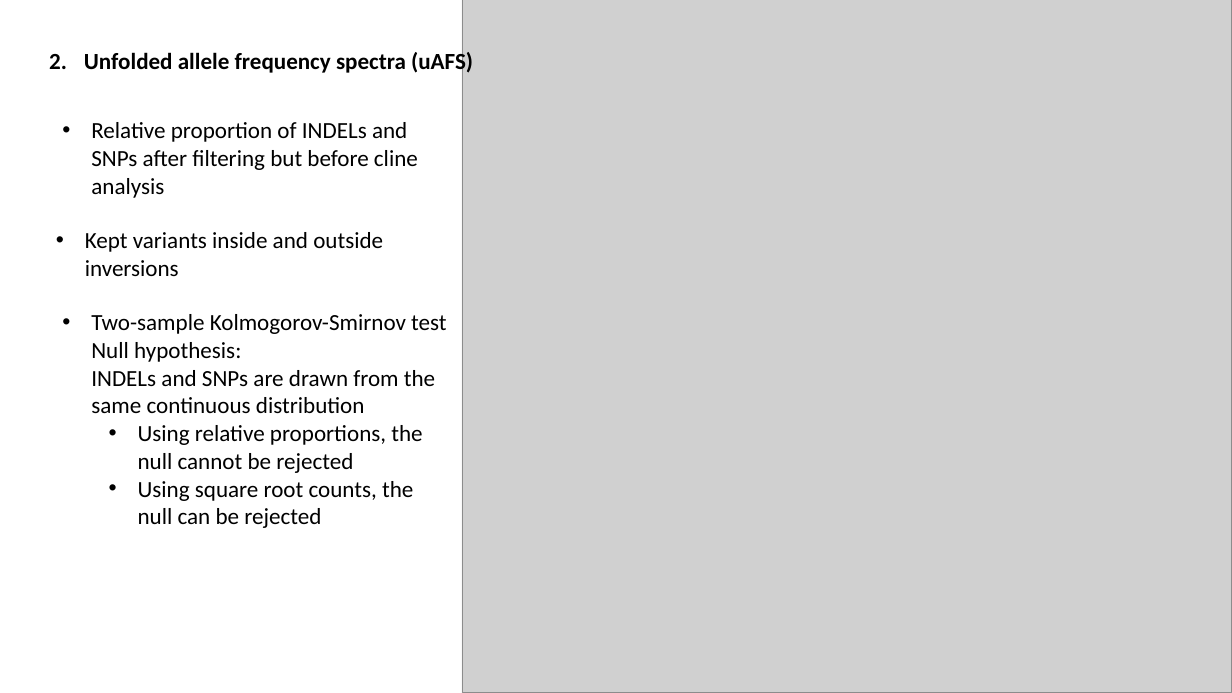
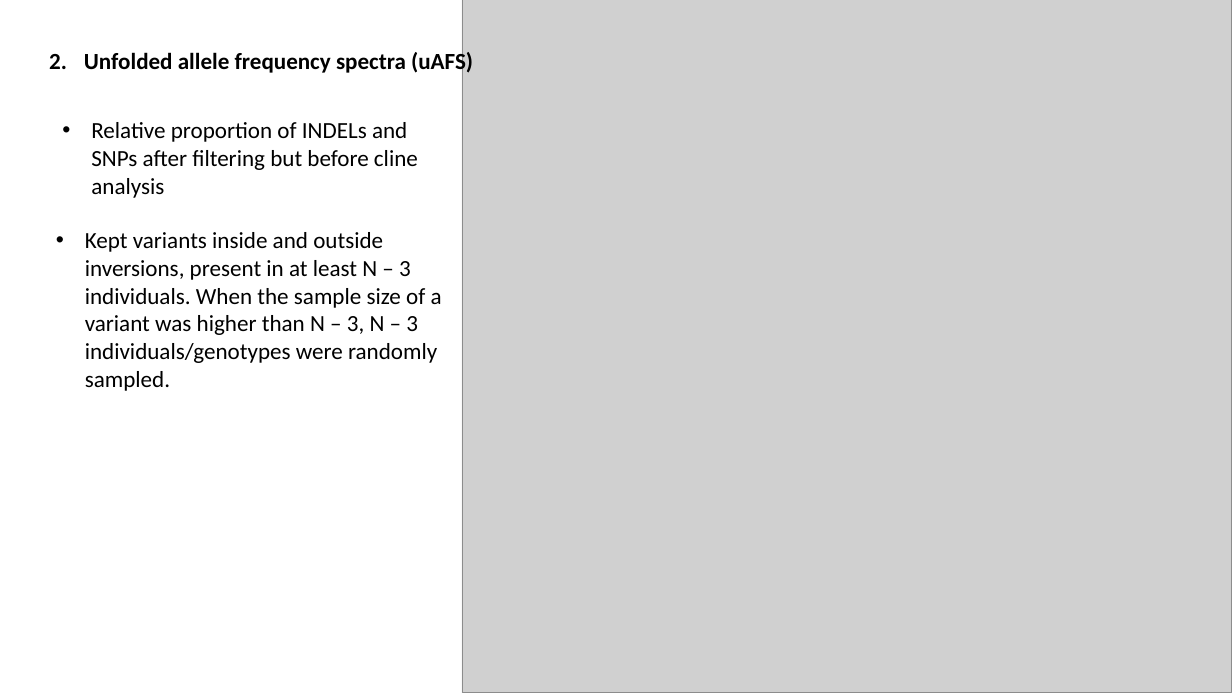
Before and after one commit to sam0per/Littorina_saxatilis_short_variants, a slide deck: slide 9 of short_genetic_variants/docs/short_indels_v02.pptx (slide 8 before the commit). Drawn at 1232x693 pixels with LibreOffice and Linux fonts; fonts in the diff are those of the drawing; grey boxes stand for pictures. Boxes give left, top, right and bottom in pixels: in the first picture for what was removed or moved away, otherwise in the second. Text is boxed around its words. In the diff, an @@ line names an element or a change of style, - is before the commit and + after.

Commit message:
n individuals filter cutoff

```diff
--- a/short_genetic_variants/docs/short_indels_v02.pptx
+++ b/short_genetic_variants/docs/short_indels_v02.pptx
@@ text removed at (85,232,383,276) @@
-• Kept variants inside and outside inversions
@@ text added at (85,232,442,391), 18 pt, text #000000 @@
+• Kept variants inside and outside inversions, present in at least N – 3 individuals. When the sample size of a variant was higher than N – 3, N – 3 individuals/genotypes were randomly sampled.
@@ text removed at (91,314,446,528) @@
-• Two-sample Kolmogorov-Smirnov test
-  Null hypothesis:
-  INDELs and SNPs are drawn from the same continuous distribution
-  • Using relative proportions, the null cannot be rejected
-  • Using square root counts, the null can be rejected
```
Also in this commit, not shown: 2 slides added, 2 slides removed, 5 other files.
